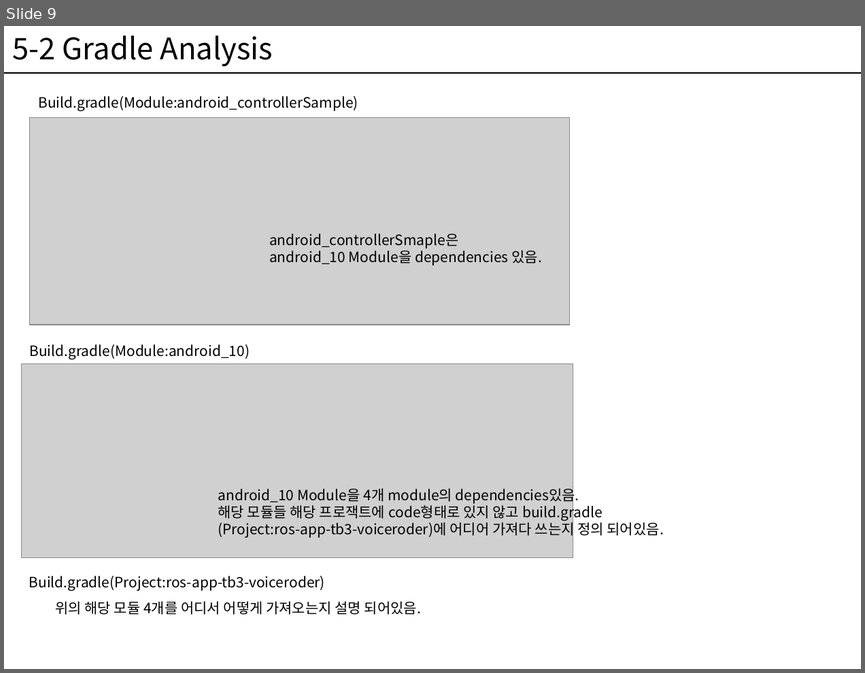
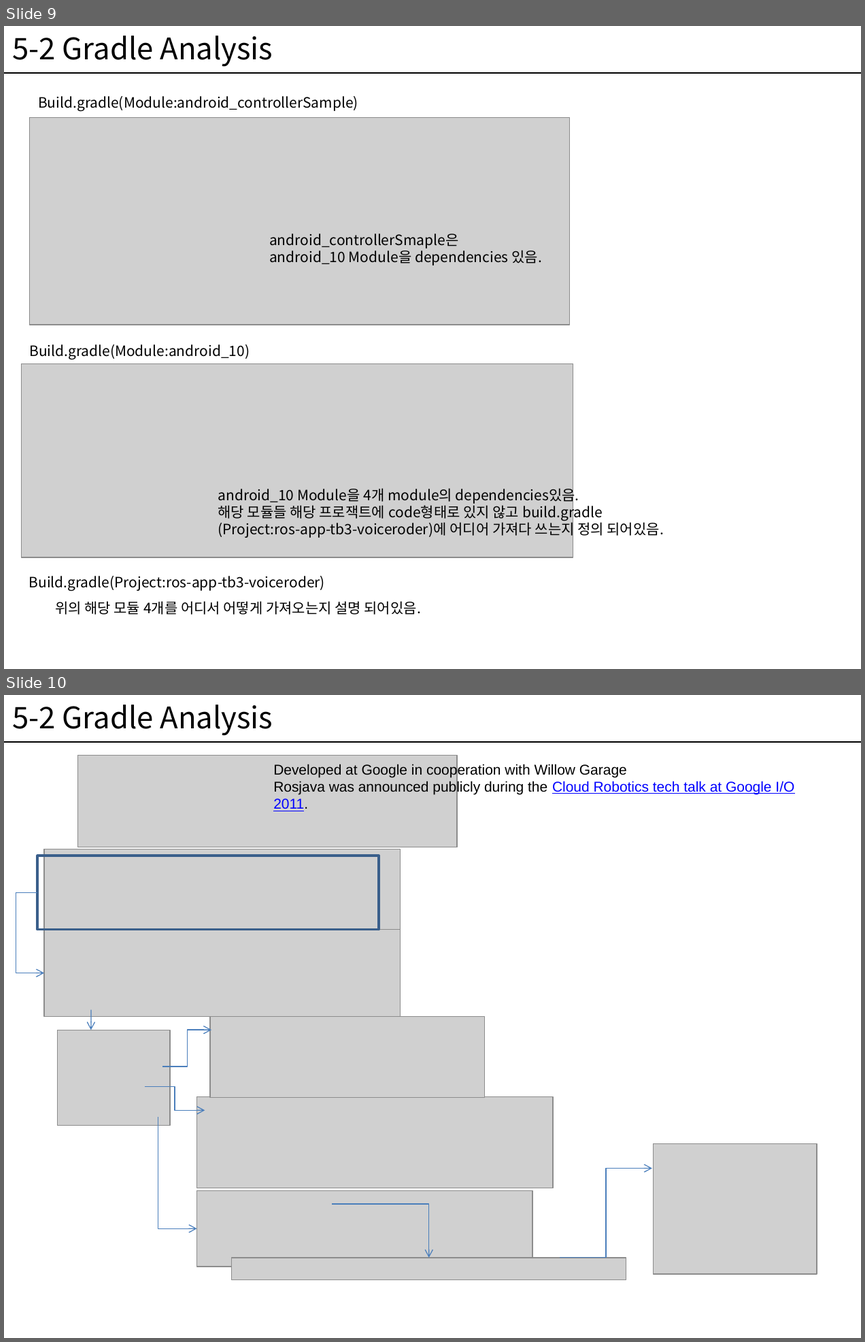
Before and after one commit to hyunoklee2/test, a slide deck: auturbo_2018_spring_week8_ros_turtlebot3_2.pptx. Shown one above the other, each under a label of ours: slide 9 before the commit, slides 9 and 10 after it. The pictures are 865x673 and 865x1342 pixels, drawn with LibreOffice and Linux fonts; fonts in the diff are those of the drawing; grey boxes stand for pictures. Boxes give left, top, right and bottom in pixels: in the first picture for what was removed or moved away, otherwise in the second. Text is boxed around its words. In the diff, an @@ line names an element or a change of style, - is before the commit and + after.

```diff
--- a/auturbo_2018_spring_week8_ros_turtlebot3_2.pptx
+++ b/auturbo_2018_spring_week8_ros_turtlebot3_2.pptx
@@ slide 10 added at <box>4,695,861,1338</box>, background #FFFFFF; not listed: 1 template element that a slide beside it also shows @@
@@ text added at <box>12,705,273,736</box>, 25 pt, text #000000 @@
+5-2 Gradle Analysis
@@ picture added at <box>77,755,458,847</box> @@
@@ text added at <box>273,763,794,795</box>, 12 pt, text #000000 @@
+Developed at Google in cooperation with Willow Garage
+Rosjava was announced publicly during the Cloud Robotics tech talk at Google I/O 2011.
@@ rectangle added at <box>37,855,379,929</box>, outline #3A5F8C 2 pt @@
@@ picture added at <box>44,849,400,943</box> @@
@@ elbow arrow added from (37, 892) to (44, 972), #4B7EBC 0.75 pt @@
@@ picture added at <box>44,929,400,1016</box> @@
@@ arrow added from (92, 1009) to (90, 1030), #4B7EBC 0.75 pt @@
@@ picture added at <box>211,1016,485,1098</box> @@
@@ picture added at <box>57,1030,169,1125</box> @@
@@ elbow arrow added from (162, 1066) to (211, 1030), #4B7EBC 0.75 pt @@
@@ elbow arrow added from (145, 1087) to (205, 1110), #4B7EBC 0.75 pt @@
@@ picture added at <box>197,1097,553,1187</box> @@
@@ elbow arrow added from (158, 1117) to (197, 1228), #4B7EBC 0.75 pt @@
@@ picture added at <box>653,1143,817,1273</box> @@
@@ elbow arrow added from (559, 1257) to (652, 1168), #4B7EBC 0.75 pt @@
@@ picture added at <box>197,1190,532,1266</box> @@
@@ elbow arrow added from (332, 1204) to (429, 1257), #4B7EBC 0.75 pt @@
@@ picture added at <box>232,1257,626,1279</box> @@
```
Also in this commit, not shown: 12 other slides changed.
